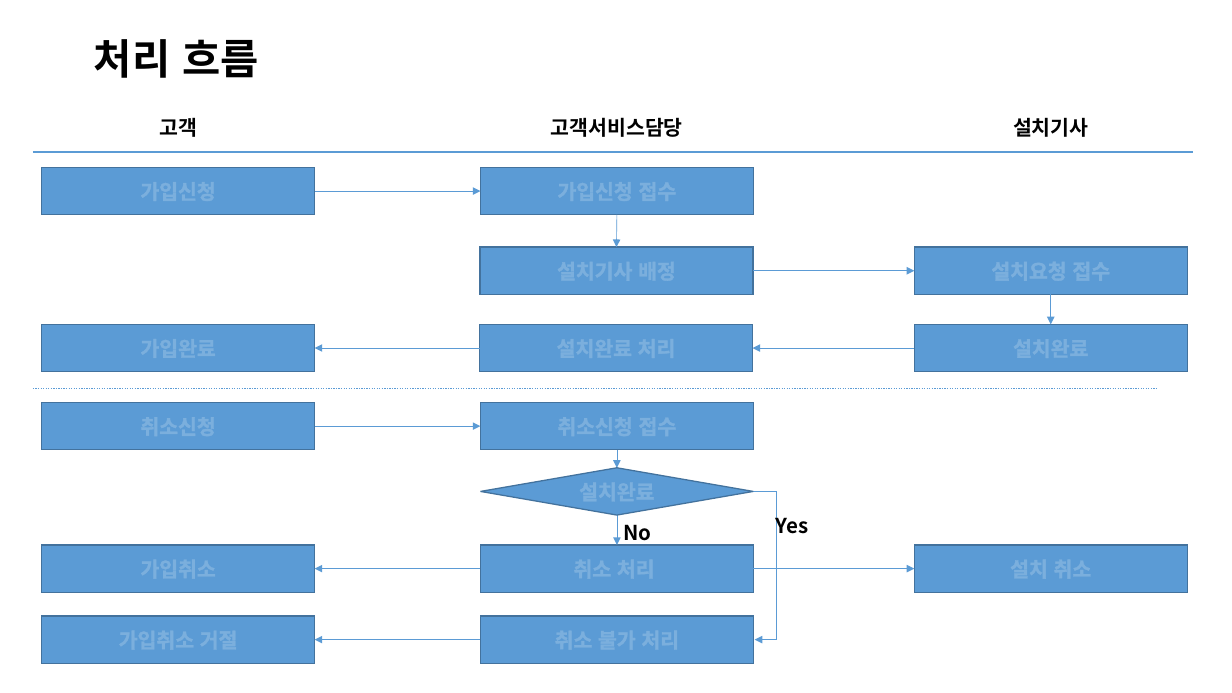
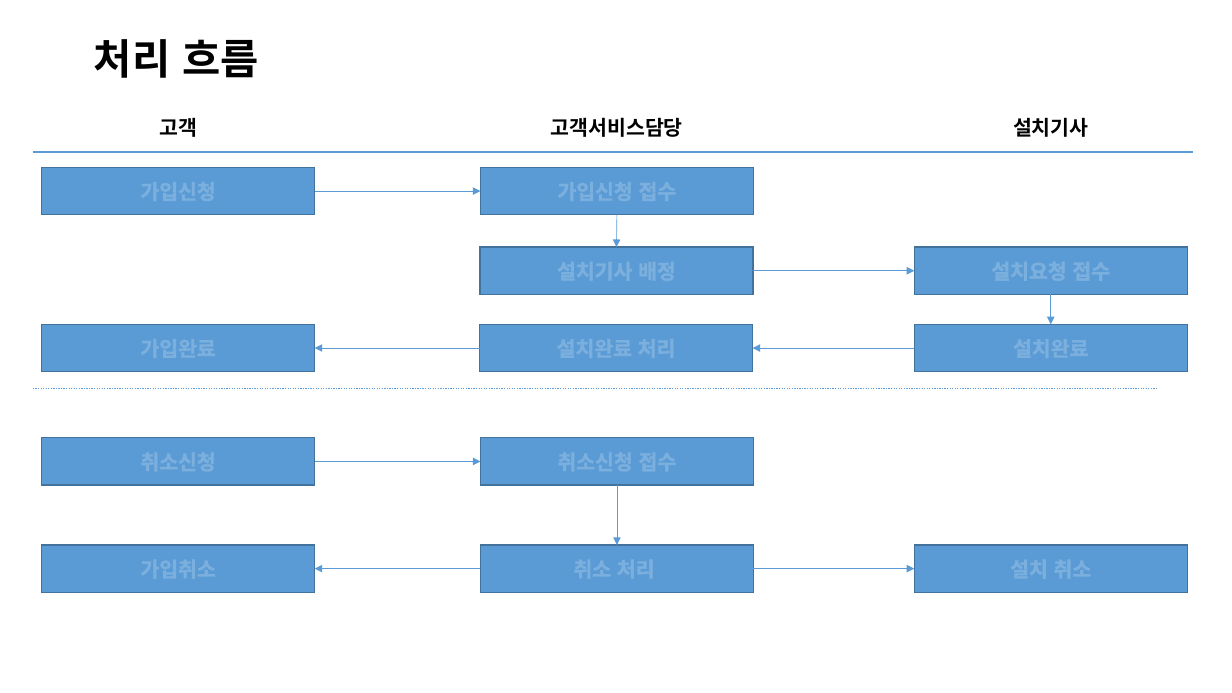
Before and after one commit to jisujin/ipTVShopProject, a slide deck: slide 3 of 실습프로젝트설계_ipTVShopProject.pptx. Drawn at 1232x693 pixels with LibreOffice and Linux fonts; fonts in the diff are those of the drawing. Boxes give left, top, right and bottom in pixels: in the first picture for what was removed or moved away, otherwise in the second. Text is boxed around its words. In the diff, an @@ line names an element or a change of style, - is before the commit and + after.

```diff
--- a/실습프로젝트설계_ipTVShopProject.pptx
+++ b/실습프로젝트설계_ipTVShopProject.pptx
@@ 2 rectangles, 1 arrow: place and size @@
-2 rectangles, 1 arrow at box(42, 403, 753, 450)
+2 rectangles, 1 arrow at box(42, 438, 753, 485)
@@ diamond removed at box(481, 468, 753, 515) @@
@@ arrow moved from (617, 450) - (617, 468) to (617, 485) - (617, 545) @@
@@ elbow arrow removed from (753, 492) to (755, 640) @@
@@ arrow removed from (617, 515) to (617, 545) @@
@@ text removed at box(624, 524, 652, 546) @@
-No
@@ text removed at box(775, 513, 808, 539) @@
-Yes
@@ rectangle removed at box(42, 616, 314, 664) @@
@@ rectangle removed at box(481, 616, 753, 664) @@
@@ arrow removed from (481, 640) to (314, 640) @@
```
Also in this commit, not shown: 17 other slides changed, 2 slides removed.
